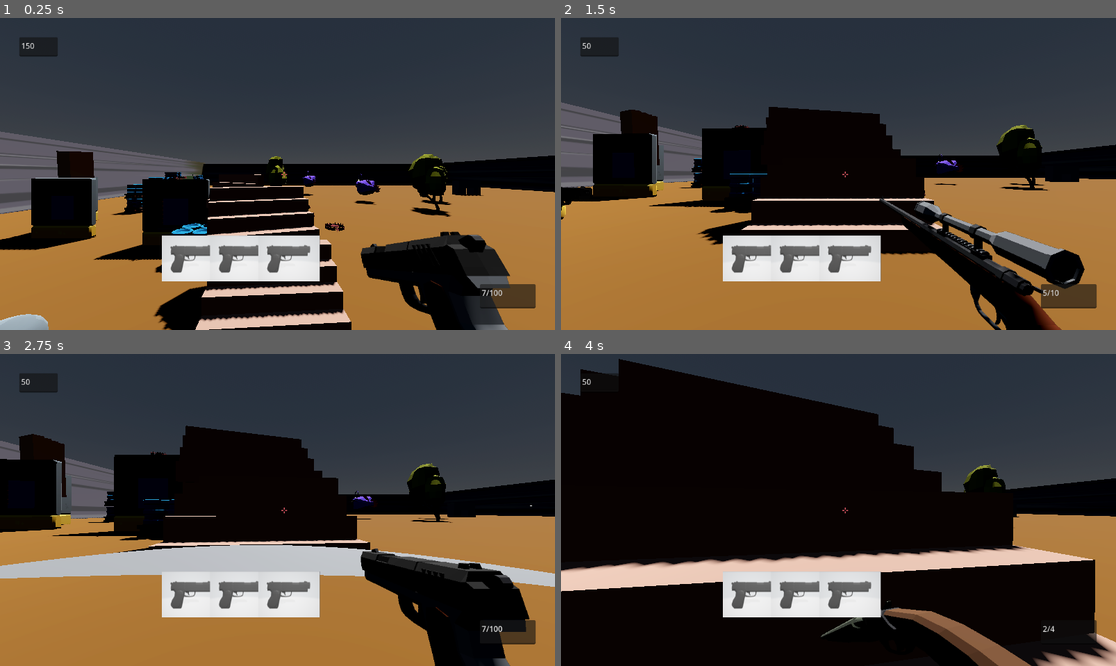
Above: before the commit, frames 1-4 (two rows, left to right).
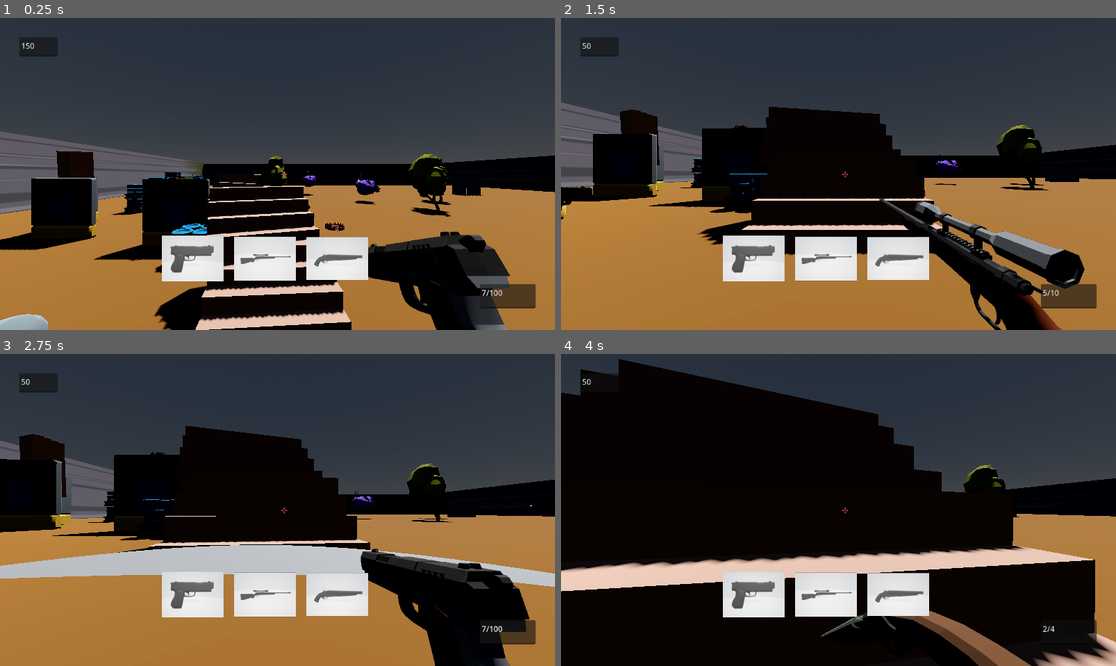
Above: after the commit, the same moments.

Repository: pixelcrust/godotfps
Game: Godot game, scene res://world.tscn
Two runs of this game, one before a commit and one after it. Both use one fixed random seed, a clock stepped at 60 frames per second and the inputs below.
Inputs (mouse positions are in pixels of both pictures, inside the frame that each line leads up to):
- Up to frame 1 (0.25 s): no input
- Up to frame 2 (1.5 s): move the mouse to (866, 174) at 0.52 s; hold W (key_forward) from 0.53 s (still down); tap Tab (key_next_weapon) at 0.6 s; tap Space (key_jump) at 0.77 s; move the mouse to (810, 174) at 1.27 s; tap F (Interact) at 1.35 s
- Up to frame 3 (2.75 s): keep holding W (key_forward); tap Space (key_jump) at 1.52 s; tap Tab (key_next_weapon) at 1.55, 2.3 s; move the mouse to (288, 503) at 2.02 s; hold Ctrl (key_crouch) from 2.03 s (still down)
- Up to frame 4 (4 s): keep holding W (key_forward); move the mouse to (832, 516) at 2.77 s; release Ctrl (key_crouch) at 2.78 s; tap Tab (key_next_weapon) at 2.85, 3.8 s; tap Space (key_jump) at 3.02, 3.77 s; move the mouse to (877, 513) at 3.52 s; hold Shift (key_run) from 3.53 s (still down)

The runs differ from the first frame. In frame 1, 2.5% of the frame differs, in the area x 37-67%, y 69-85%; in frame 2, 2.5%; in frame 3, 2.4%; in frame 4, 2.5%.

Commit message:
inventory shows right weapons

Diff:
--- a/Player.gd
+++ b/Player.gd
@@ -257,9 +257,33 @@
 	inventory_timer.connect("timeout",_inventory_gui_timeout)
 	inventory_timer.start()
 
-	inv_slot_1.texture = icon_pistol
-	inv_slot_2.texture = icon_pistol
-	inv_slot_3.texture = icon_pistol
+	match inventory[0].item_id:
+		0:
+			inv_slot_1.texture = icon_pistol
+		1:
+			inv_slot_1.texture = icon_shotgun
+		2:
+			inv_slot_1.texture = icon_sniper
+		_:
+			pass
+	match inventory[1].item_id:
+		0:
+			inv_slot_2.texture = icon_pistol
+		1:
+			inv_slot_2.texture = icon_shotgun
+		2:
+			inv_slot_2.texture = icon_sniper
+		_:
+			pass
+	match inventory[2].item_id:
+		0:
+			inv_slot_3.texture = icon_pistol
+		1:
+			inv_slot_3.texture = icon_shotgun
+		2:
+			inv_slot_3.texture = icon_sniper
+		_:
+			pass
 
 	#equip weapon
 	if(inventory_selector<inventory.size()):
@@ -298,7 +322,6 @@
 			pass
 		_:
 			equipped_id = -1
-			pass
 
 
 func _on_bone_head_bodypart_hit(dmg):
--- a/Scenes/player.tscn
+++ b/Scenes/player.tscn
@@ -179,10 +179,10 @@
 position = Vector2(400, 500)
 
 [node name="inv_2" type="Sprite2D" parent="Head/Camera3D/CanvasLayer/SubViewportContainer/SubViewport/Camera3D/display_inventory"]
-position = Vector2(500, 500)
+position = Vector2(550, 500)
 
 [node name="inv_3" type="Sprite2D" parent="Head/Camera3D/CanvasLayer/SubViewportContainer/SubViewport/Camera3D/display_inventory"]
-position = Vector2(600, 500)
+position = Vector2(700, 500)
 
 [node name="inv_timer" type="Timer" parent="Head/Camera3D/CanvasLayer/SubViewportContainer/SubViewport/Camera3D/display_inventory"]
 
